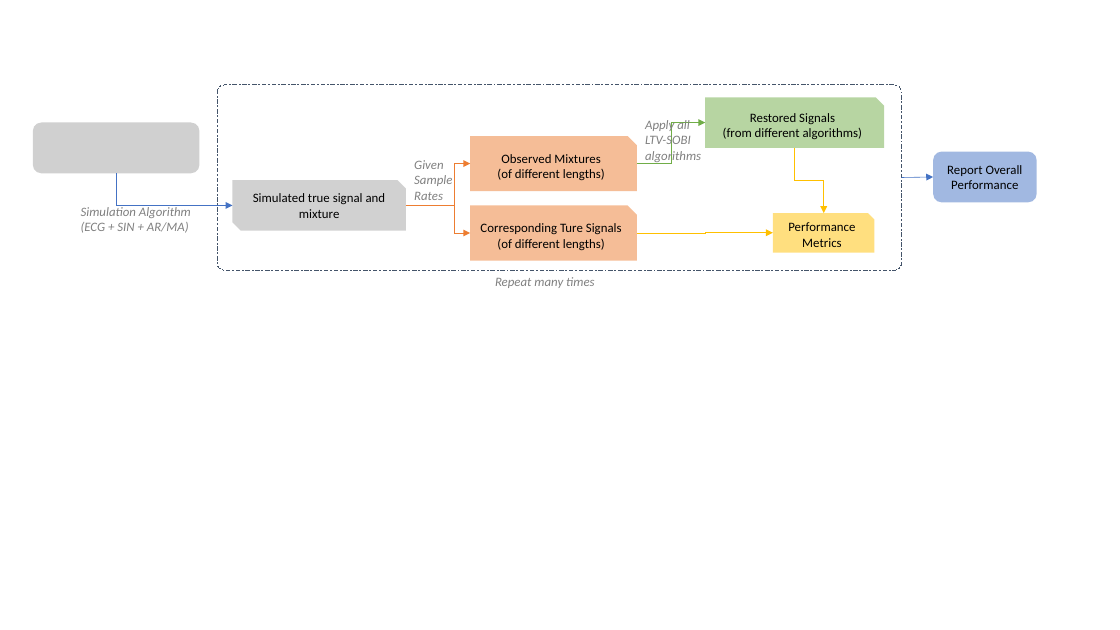
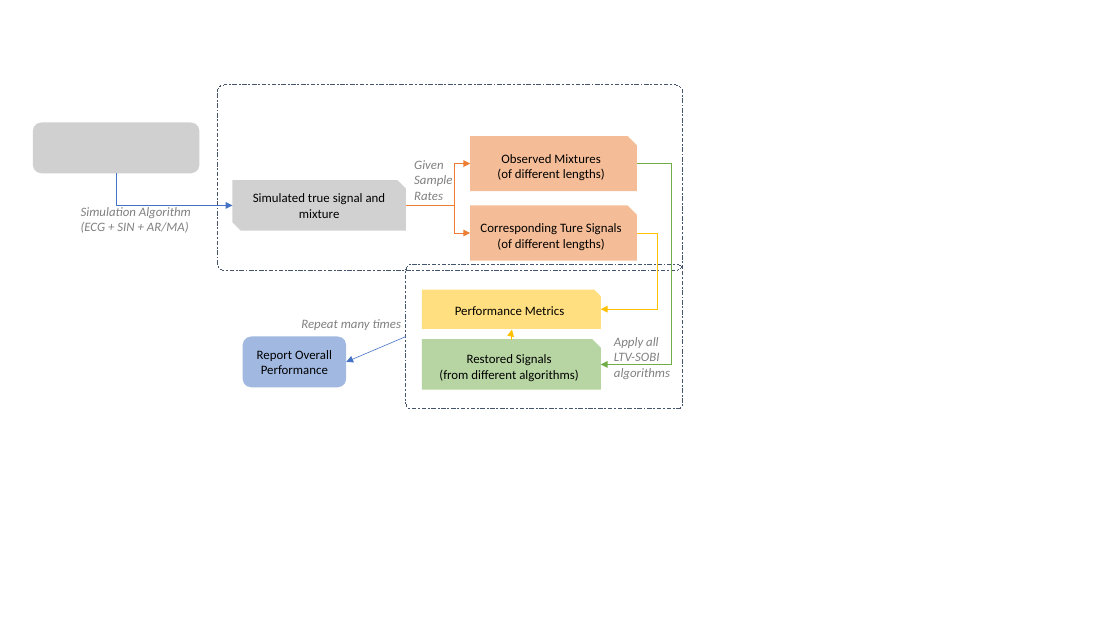
Before and after one commit to yyyaaan/bss, a slide deck: slide 4 of thesis/BSS_pic.pptx. Drawn at 1120x630 pixels with LibreOffice and Linux fonts; fonts in the diff are those of the drawing; grey boxes stand for pictures. Boxes give left, top, right and bottom in pixels: in the first picture for what was removed or moved away, otherwise in the second. Text is boxed around its words. In the diff, an @@ line names an element or a change of style, - is before the commit and + after.

```diff
--- a/thesis/BSS_pic.pptx
+++ b/thesis/BSS_pic.pptx
@@ rounded rectangle: place and size @@
-rounded rectangle at bbox=[218, 85, 902, 271]
+rounded rectangle at bbox=[218, 85, 683, 271]
@@ elbow arrow moved from (637, 164) - (706, 123) to (637, 164) - (601, 365) @@
@@ elbow arrow moved from (637, 233) - (773, 233) to (637, 233) - (601, 309) @@
@@ rounded rectangle added at bbox=[406, 265, 683, 409], outline #44546A 0.75 pt dashed @@
@@ snip rect "Performance Metrics": place and size @@
-snip rect "Performance Metrics" at bbox=[773, 213, 875, 253]
+snip rect "Performance Metrics" at bbox=[422, 290, 601, 329]
@@ text "Repeat many times": place and size @@
-text "Repeat many times" at bbox=[495, 277, 594, 288]
+text "Repeat many times" at bbox=[301, 319, 401, 330]
@@ elbow arrow moved from (795, 148) - (824, 213) to (511, 340) - (512, 329) @@
@@ text "Apply all LTV-SOBI algorithms": place and size @@
-text "Apply all LTV-SOBI algorithms" at bbox=[645, 120, 701, 164]
+text "Apply all LTV-SOBI algorithms" at bbox=[614, 337, 670, 379]
@@ rounded rectangle "Report Overall Performance": place and size @@
-rounded rectangle "Report Overall Performance" at bbox=[933, 151, 1037, 202]
+rounded rectangle "Report Overall Performance" at bbox=[243, 337, 346, 387]
@@ arrow moved from (902, 177) - (933, 177) to (406, 337) - (346, 362) @@
@@ snip rect "Restored Signals": place and size @@
-snip rect "Restored Signals" at bbox=[706, 97, 885, 148]
+snip rect "Restored Signals" at bbox=[422, 339, 601, 390]
```
Also in this commit, not shown: 15 other files.
